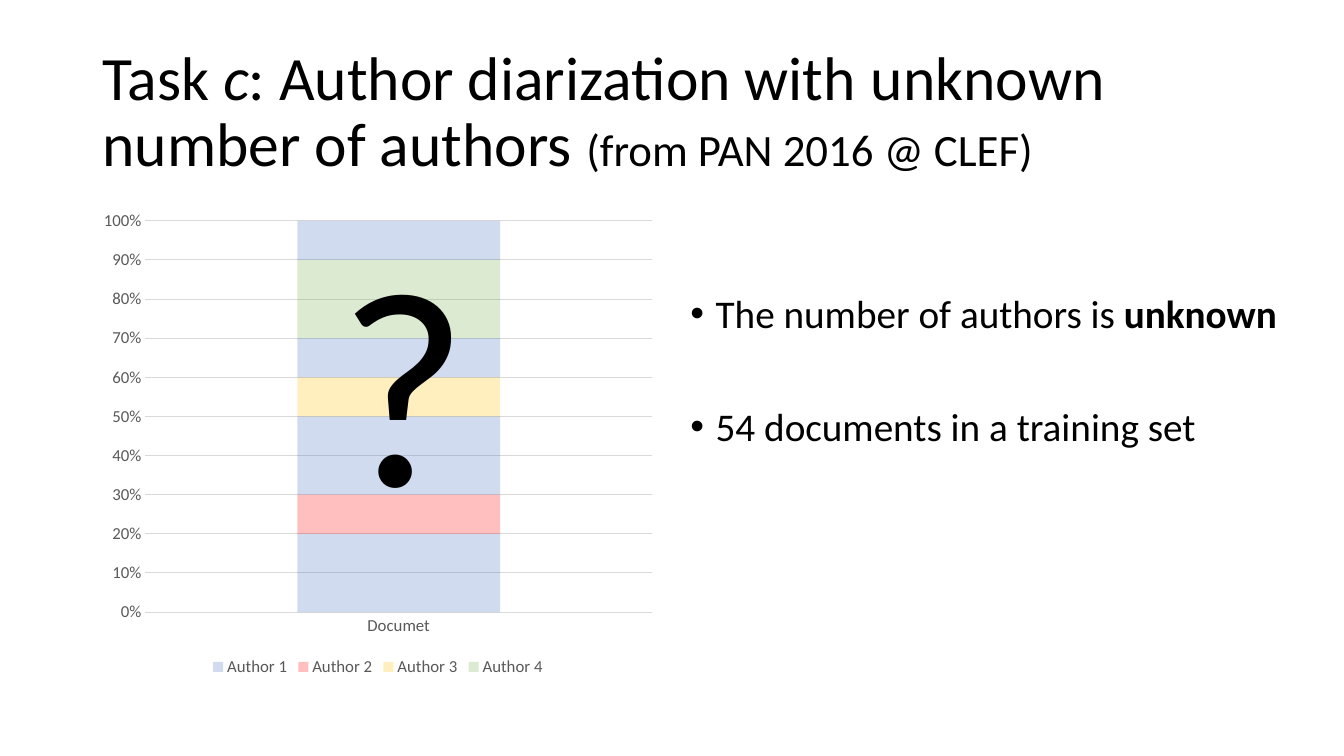
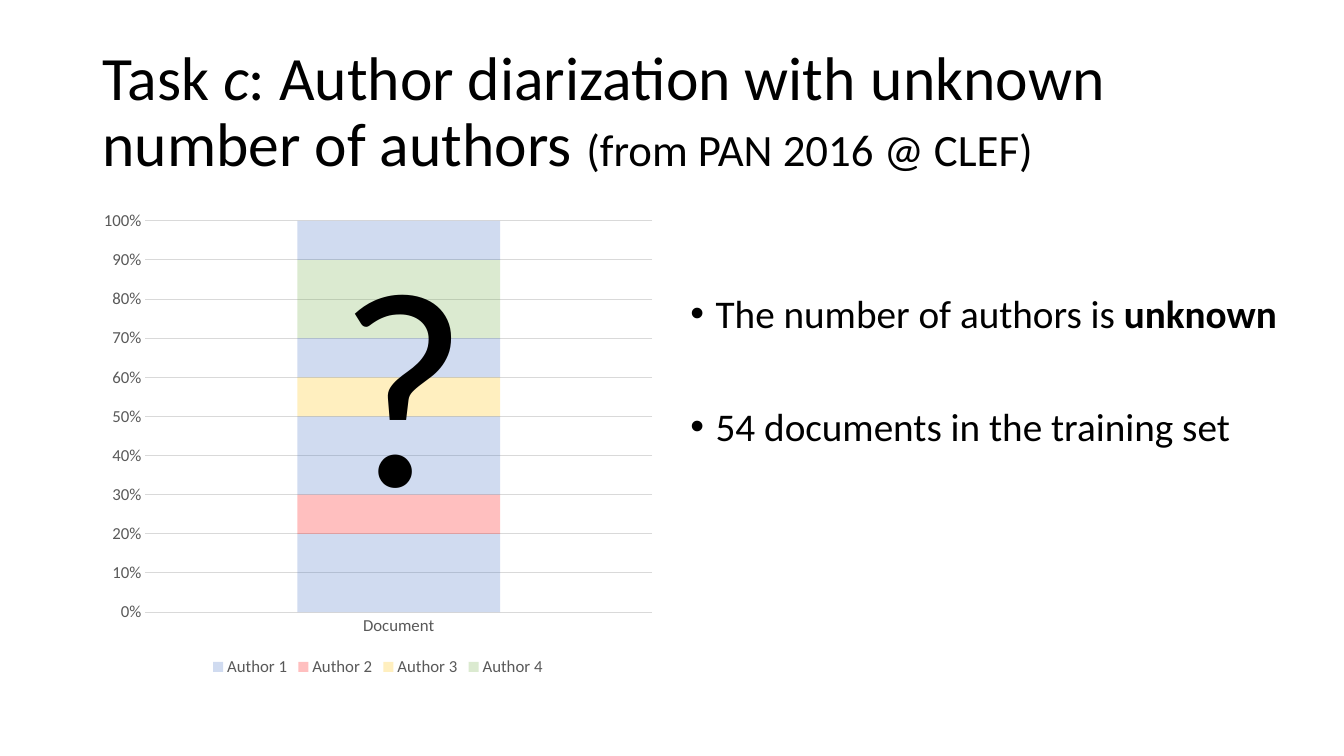
Before and after one commit to Coolcumber/inpladesys, a slide deck: slide 5 of documentation/presentation/Token-level author diarization using clustering of stylistic.pptx. Drawn at 1344x756 pixels with LibreOffice and Linux fonts; fonts in the diff are those of the drawing. Boxes give left, top, right and bottom in pixels: in the first picture for what was removed or moved away, otherwise in the second. Text is boxed around its words. In the diff, an @@ line names an element or a change of style, - is before the commit and + after.

Commit message:
Presentation update.

```diff
--- a/documentation/presentation/Token-level author diarization using clustering of stylistic.pptx
+++ b/documentation/presentation/Token-level author diarization using clustering of stylistic.pptx
@@ column stacked 100% chart at [93,202,664,682] @@
-categories: Documet
+categories: Document
@@ text at [716,413,1230,448]: text changed @@
-• 54 documents in a training set
+• 54 documents in the training set
```
Also in this commit, not shown: 4 other slides changed.
